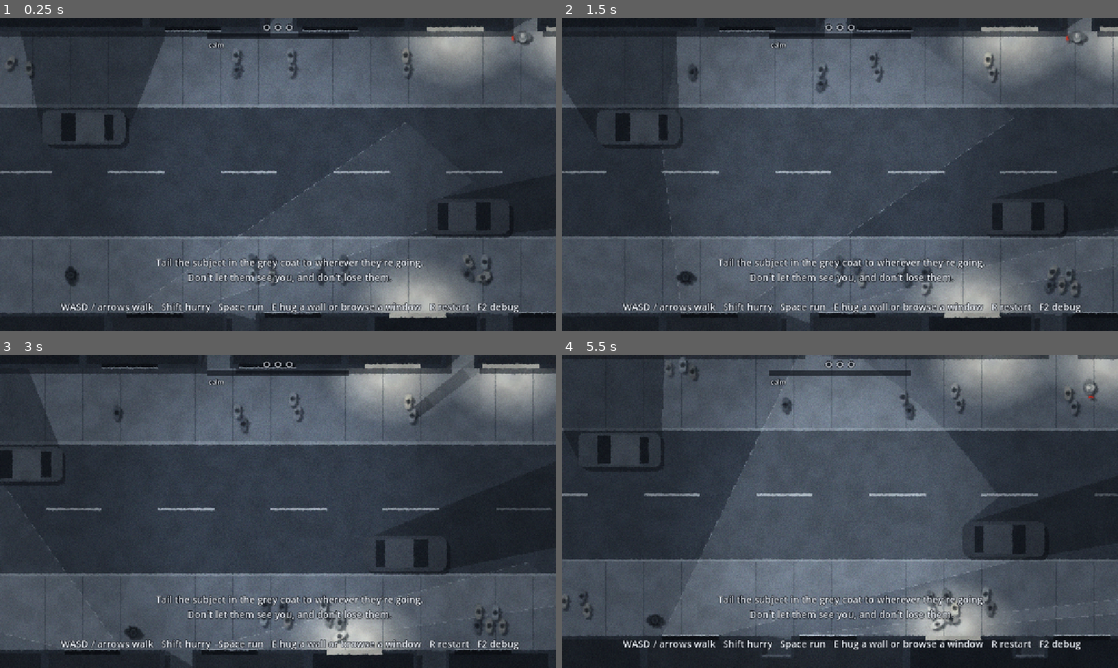
Above: before the commit, frames 1-4 (two rows, left to right).
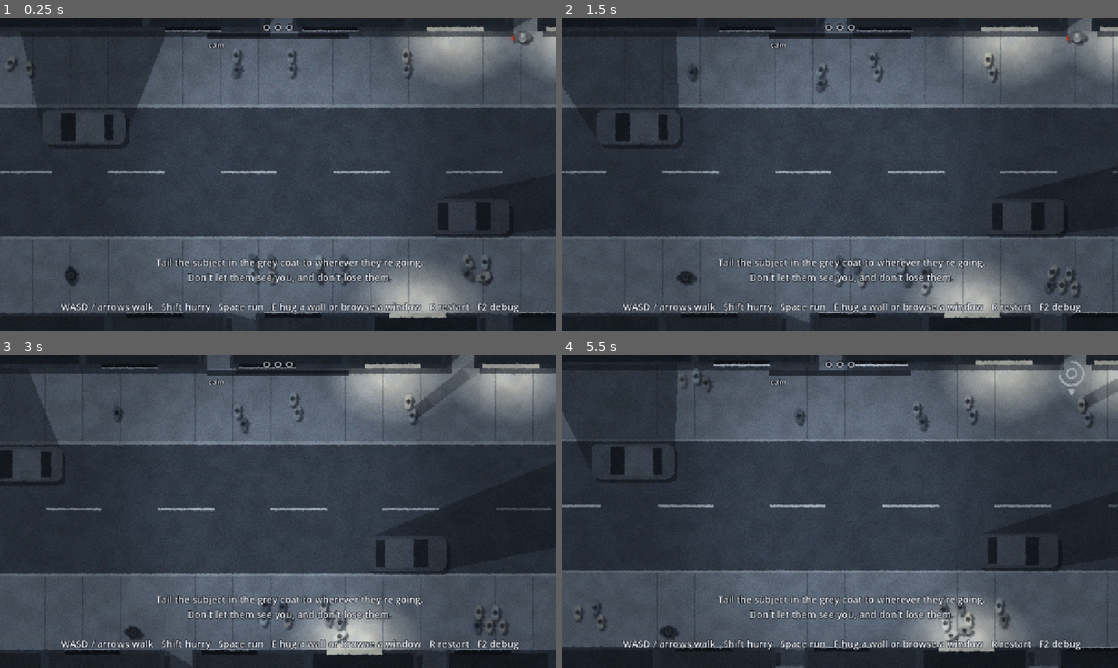
Above: after the commit, the same moments.

Repository: jfacorro/spooks
Game: Godot game, scene res://tailing/tail_street.tscn
The game is run twice, just before and just after one commit, with the same random seed, the same clock (stepped at 60 frames per second) and the same inputs.
Inputs:
- Up to frame 1 (0.25 s): no input
- Up to frame 2 (1.5 s): tap Enter at 0.5 s; hold D (move_right) 0.53-1.28 s; hold Space (run) 0.53-1.28 s; hold S (move_down) from 1.28 s (still down); tap Shift (hurry) at 1.35 s
- Up to frame 3 (3 s): tap Space (run) at 1.55, 2.85 s; release S (move_down) at 2.03 s; hold D (move_right) 2.03-2.78 s; hold Space (run) 2.03-2.78 s; tap E (interact) at 2.1 s; hold W (move_up) from 2.78 s (still down)
- Up to frame 4 (5.5 s): release W (move_up) at 3.53 s; hold Space (run) 3.53-4.28 s; hold A (move_left) 3.53-5.03 s; tap Shift (hurry) at 4.35 s; tap Space (run) at 4.55 s; hold S (move_down) from 5.03 s (still down); hold Space (run) from 5.03 s (still down); tap E (interact) at 5.1 s

The runs differ from the first frame. In frame 1, 0.1% of the frame differs, in the area x 24-77%, y 33-94%; in frame 2, 0.1%; in frame 3, 0.1%; in frame 4, 27%, in the area x 0-100%, y 0-100%.

Commit message:
Only show a reflection while standing at the window
Every dark window within 10 m showing its patch made the street too busy.
Now the spy only sees in a dark window's glass, and only that window's
patch shows, while standing right at it: in front of the glass, level
with it, and within 1.5 m. The corner side-street windows stay; the
subject can still check them.

Co-Authored-By: Claude Opus 5.5 <noreply@anthropic.com>

Diff:
--- a/tailing/sight/mirror_view.gd
+++ b/tailing/sight/mirror_view.gd
@@ -1,8 +1,9 @@
 class_name MirrorView
 extends Node2D
-## Shows what the spy can see in the dark windows near them: a faint patch
-## on the street for each one, with dashed edges, brighter while it's the
-## glass the subject is showing in. The tail director decides what counts as
+## Shows what the spy can see in the dark window they're standing at: a faint
+## patch on the street with dashed edges, brighter while the subject is in
+## it. Only one window at a time, and only right at the glass, so the street
+## doesn't fill up with patches. The tail director decides what counts as
 ## seen; this only draws it.
 
 const TINT := Color(0.9, 0.93, 0.97, 0.09)
@@ -12,7 +13,7 @@
 const GAP := 16.0
 
 @export var director: TailDirector
-## How far from the glass the patches reach, in px.
+## How far from the glass the patch reaches, in px.
 @export var reach := 18.0 * 48.0
 
 
@@ -27,16 +28,17 @@
 func _draw() -> void:
 	if director == null or director.outcome != TailDirector.Outcome.NONE:
 		return
-	var eye := director.spy.eye_position()
-	for window in Reflections.dark_windows_near(eye, director.mirror_range):
-		var shape := Reflections.wedge(eye, window, reach)
-		if shape.size() < 4 or Geometry2D.triangulate_polygon(shape).is_empty():
-			continue
-		draw_colored_polygon(shape, TINT_SUBJECT if window == director.mirror_window else TINT)
-		# Dashed edges: from each end of the glass out to the far edge.
-		var half := shape.size() / 2
-		_dashes(shape[0], shape[shape.size() - 1])
-		_dashes(shape[half - 1], shape[half])
+	var window := Reflections.window_in_front(director.spy.global_position, director.mirror_reach)
+	if window == null:
+		return
+	var shape := Reflections.wedge(director.spy.eye_position(), window, reach)
+	if shape.size() < 4 or Geometry2D.triangulate_polygon(shape).is_empty():
+		return
+	draw_colored_polygon(shape, TINT_SUBJECT if window == director.mirror_window else TINT)
+	# Dashed edges: from each end of the glass out to the far edge.
+	var half := shape.size() / 2
+	_dashes(shape[0], shape[shape.size() - 1])
+	_dashes(shape[half - 1], shape[half])
 
 
 func _dashes(from: Vector2, to: Vector2) -> void:
--- a/tailing/sight/reflections.gd
+++ b/tailing/sight/reflections.gd
@@ -20,6 +20,28 @@
 		if Geometry2D.get_closest_point_to_segment(point, glass[0], glass[1]).distance_to(point) <= radius:
 			found.append(window)
 	return found
+
+
+## The dark window `point` is standing at: in front of its glass, level with
+## it and within `reach` of it. Null if none.
+static func window_in_front(point: Vector2, reach: float) -> ShopWindow:
+	var best: ShopWindow = null
+	var best_distance := reach
+	for window in ShopWindow.all:
+		if not window.dark:
+			continue
+		var glass := window.segment()
+		if (point - glass[0]).dot(window.street_side()) <= 0.0:
+			continue
+		var along := glass[1] - glass[0]
+		var t := (point - glass[0]).dot(along) / along.length_squared()
+		if t < 0.0 or t > 1.0:
+			continue
+		var d := Geometry2D.get_closest_point_to_segment(point, glass[0], glass[1]).distance_to(point)
+		if d < best_distance:
+			best = window
+			best_distance = d
+	return best
 
 
 ## How far `target` is from `eye` by way of the glass (eye to glass, then
--- a/tailing/tail_director.gd
+++ b/tailing/tail_director.gd
@@ -39,8 +39,9 @@
 ## Seconds out of contact before the last-seen marker shows, so someone
 ## walking between the spy and the subject doesn't flash it up.
 @export var marker_delay := 0.5
-## The spy can see in the glass of dark windows this close to them.
-@export var mirror_range := 10.0 * M
+## The spy sees in a dark window's glass only while standing right at it:
+## in front of it, level with it, and this close.
+@export var mirror_reach := 1.5 * M
 
 @export_group("Being noticed")
 ## Seconds the subject has to see the spy, out in the open and walking, before
@@ -180,21 +181,20 @@
 
 
 # Contact: a clear line from the spy's eyes to the subject, within range, past
-# walls and people, or the subject showing in a dark window near the spy. Out
-# of contact the subject fades out and the lost timer runs.
+# walls and people, or the subject showing in the dark window the spy is
+# standing at. Out of contact the subject fades out and the lost timer runs.
 func _update_contact(delta: float) -> void:
 	var eye := spy.eye_position()
 	var target := subject.global_position
 	var in_range := not subject.is_gone() and eye.distance_to(target) <= contact_range
 	contact = in_range and Occlusion.clear_line(eye, target)
 	mirror_window = null
-	if not contact and not subject.is_gone():
-		for window in Reflections.dark_windows_near(eye, mirror_range):
-			var path := Reflections.path_length(eye, window, target)
-			if path >= 0.0 and path <= contact_range:
-				mirror_window = window
-				contact = true
-				break
+	var glass := Reflections.window_in_front(spy.global_position, mirror_reach)
+	if not contact and not subject.is_gone() and glass != null:
+		var path := Reflections.path_length(eye, glass, target)
+		if path >= 0.0 and path <= contact_range:
+			mirror_window = glass
+			contact = true
 	# When it's only people hiding them, those people throw a shadow.
 	if shade != null:
 		shade.people_in_way.clear()
Not shown, changed: docs/design/tailing-prototype.md
